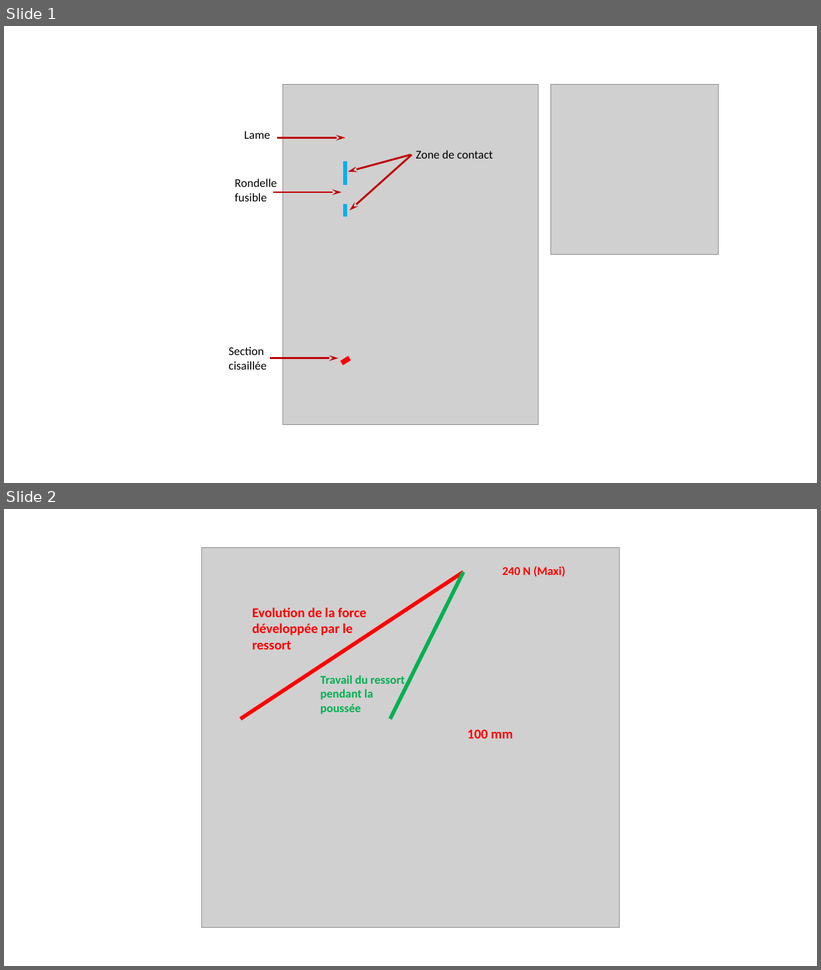
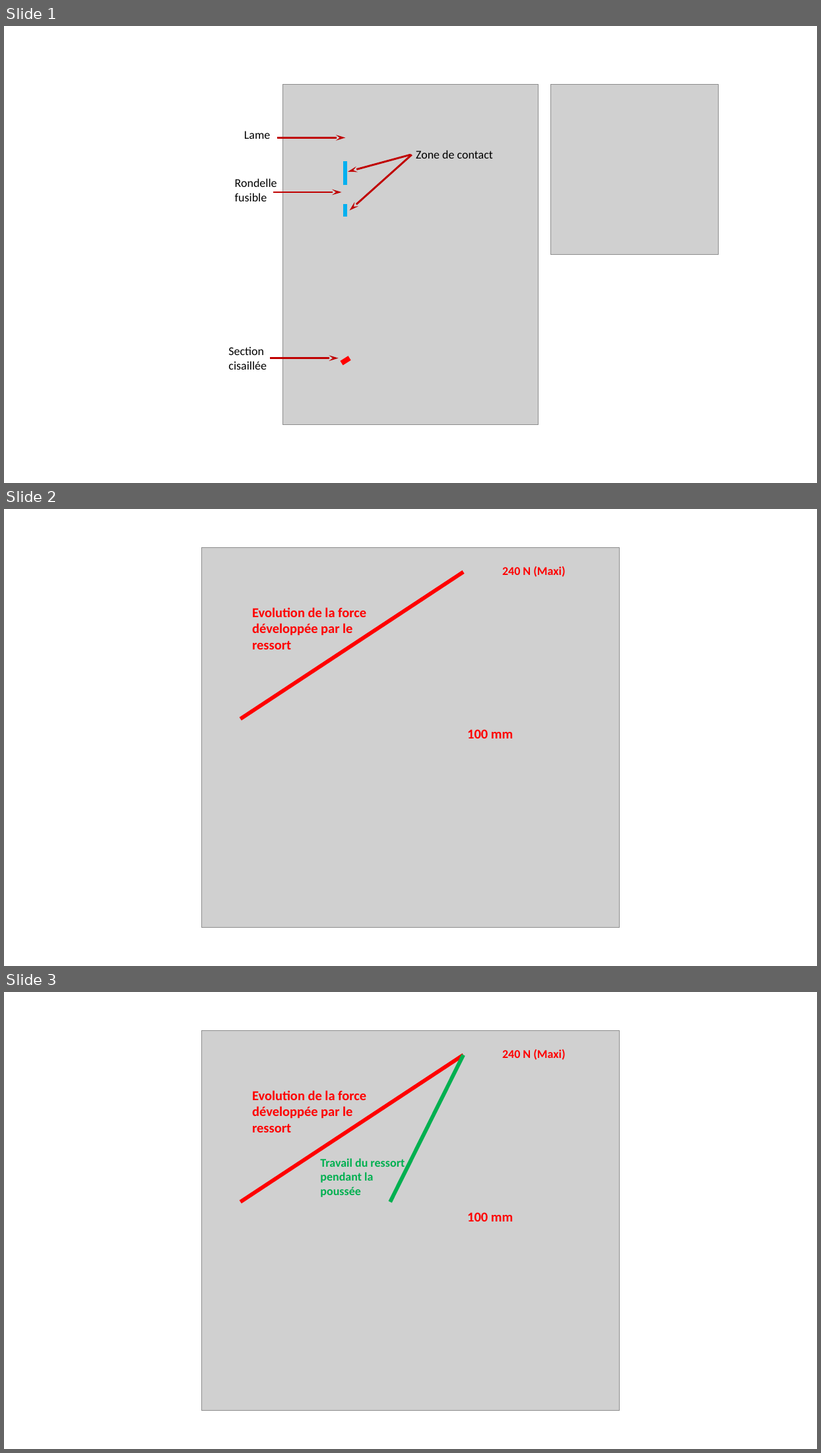
Before and after one commit to xpessoles/Sujets_Concours, a slide deck: 2022/Exemple/FichiersProf/CorrigeLaTeX/images/Figures.pptx. Shown one above the other, each under a label of ours: slides 1 and 2 before the commit, slides 1, 2 and 3 after it. The pictures are 821x970 and 821x1453 pixels, drawn with LibreOffice and Linux fonts; fonts in the diff are those of the drawing; grey boxes stand for pictures. Boxes give left, top, right and bottom in pixels: in the first picture for what was removed or moved away, otherwise in the second. Text is boxed around its words. In the diff, an @@ line names an element or a change of style, - is before the commit and + after.

```diff
--- a/2022/Exemple/FichiersProf/CorrigeLaTeX/images/Figures.pptx
+++ b/2022/Exemple/FichiersProf/CorrigeLaTeX/images/Figures.pptx
@@ slide 2 added at <box>4,509,817,966</box>, background #FFFFFF @@
@@ picture added at <box>201,547,620,927</box> @@
@@ text added at <box>502,566,565,577</box>, 14 pt, text #FF0000, bold @@
+240 N (Maxi)
@@ line added from (241, 719) to (463, 572), #FF0000 4.5 pt @@
@@ text added at <box>252,607,366,650</box>, 16 pt, text #FF0000, bold @@
+Evolution de la force développée par le ressort
@@ text added at <box>467,729,513,739</box>, 16 pt, text #FF0000, bold @@
+100 mm
@@ what was slide 2 is now slide 3 @@
```
Also in this commit, not shown: 2 other files.
